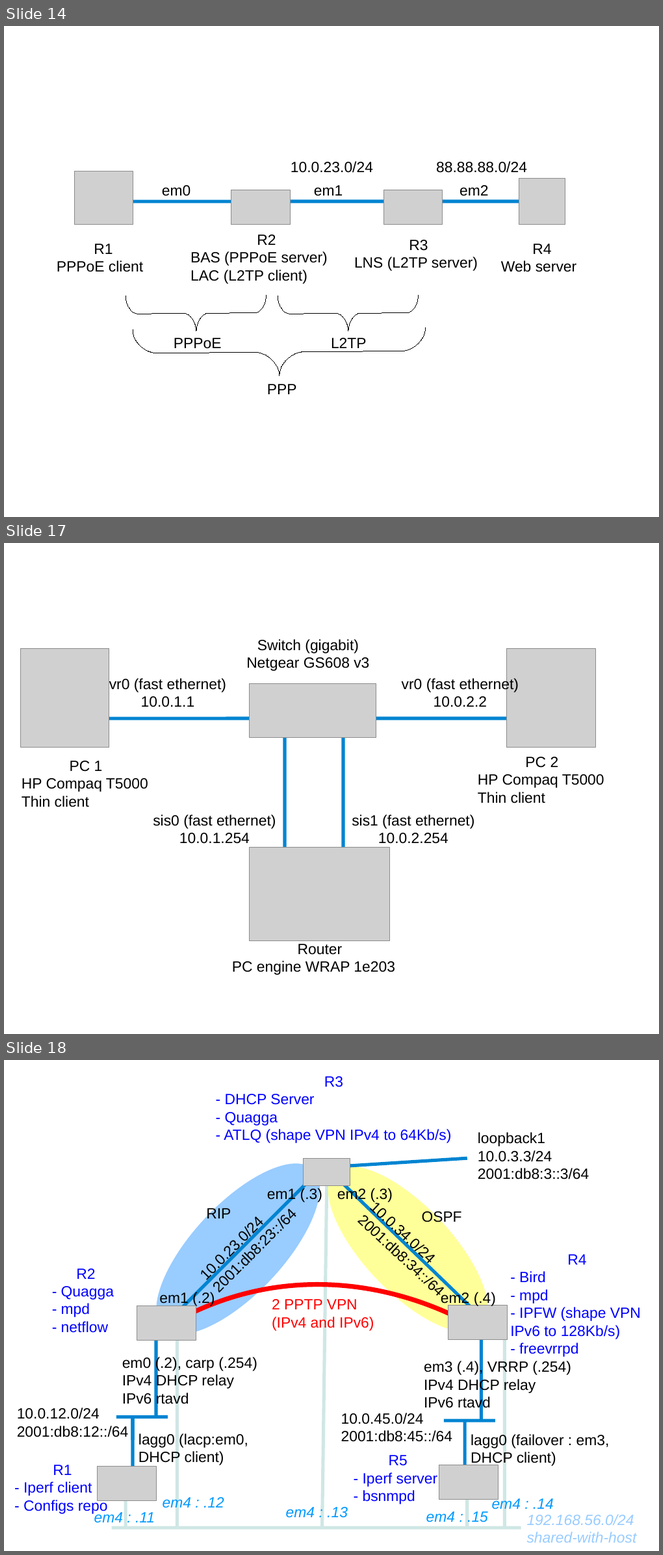
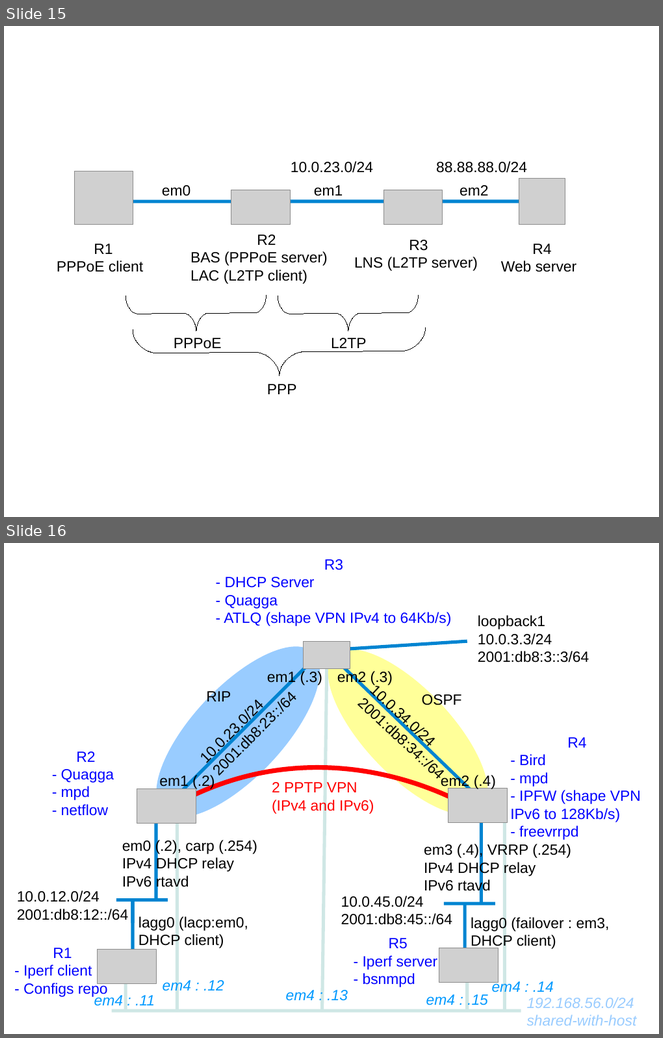
Before and after one commit to ocochard/BSDRP, a slide deck: docs/labs.examples.odp. Shown one above the other, each under a label of ours: slides 14, 17 and 18 before the commit, slides 15 and 16 after it; the slides between them are not shown. The pictures are 663x1555 and 663x1038 pixels, drawn with LibreOffice and Linux fonts; fonts in the diff are those of the drawing; grey boxes stand for pictures. Boxes give left, top, right and bottom in pixels: in the first picture for what was removed or moved away, otherwise in the second. Text is boxed around its words. In the diff, an @@ line names an element or a change of style, - is before the commit and + after.

```diff
--- a/docs/labs.examples.odp
+++ b/docs/labs.examples.odp
@@ slide 17 removed at <box>4,543,659,1034</box>, background #FFFFFF @@
@@ text removed at <box>246,639,369,671</box> @@
-Switch (gigabit)
-Netgear GS608 v3
@@ picture removed at <box>21,648,109,748</box> @@
@@ picture removed at <box>507,648,596,748</box> @@
@@ text removed at <box>109,678,226,707</box> @@
-vr0 (fast ethernet)
-10.0.1.1
@@ text removed at <box>402,678,519,707</box> @@
-vr0 (fast ethernet)
-10.0.2.2
@@ picture removed at <box>250,683,376,738</box> @@
@@ line removed from (285, 882) to (285, 707) @@
@@ line removed from (343, 882) to (343, 707) @@
@@ line removed from (566, 719) to (74, 719) @@
@@ text removed at <box>478,757,605,804</box> @@
-PC 2
-HP Compaq T5000
-Thin client
@@ text removed at <box>22,761,148,808</box> @@
-PC 1
-HP Compaq T5000
-Thin client
@@ text removed at <box>153,815,276,844</box> @@
-sis0 (fast ethernet)
-10.0.1.254
@@ text removed at <box>352,815,475,844</box> @@
-sis1 (fast ethernet)
-10.0.2.254
@@ picture removed at <box>249,847,390,941</box> @@
@@ text removed at <box>232,944,395,975</box> @@
-Router
-PC engine WRAP 1e203
@@ what was slide 14 is now slide 15 @@
@@ what was slide 18 is now slide 16 @@
```
Also in this commit, not shown: 2 slides added, 3 other slides removed, 24 other files.
